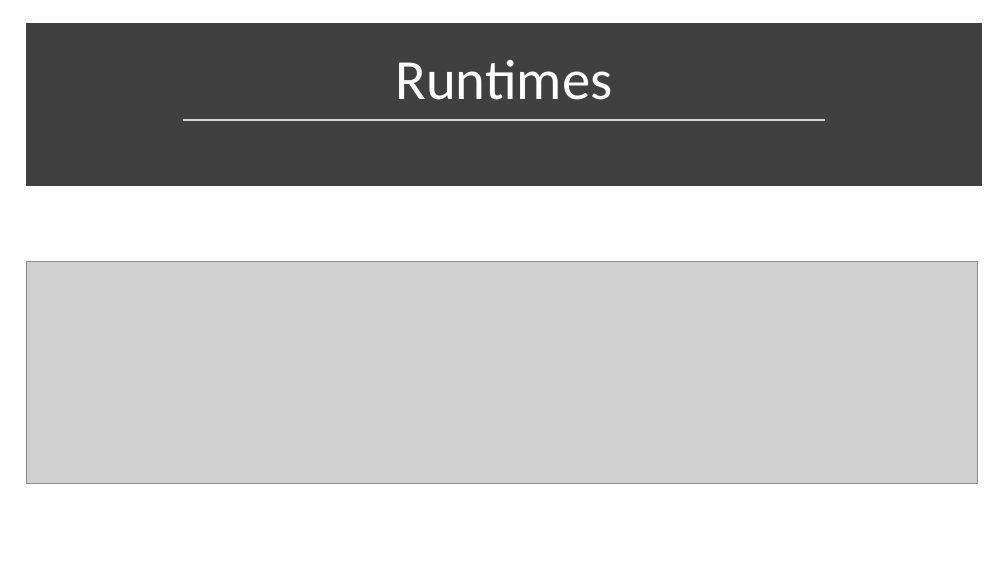
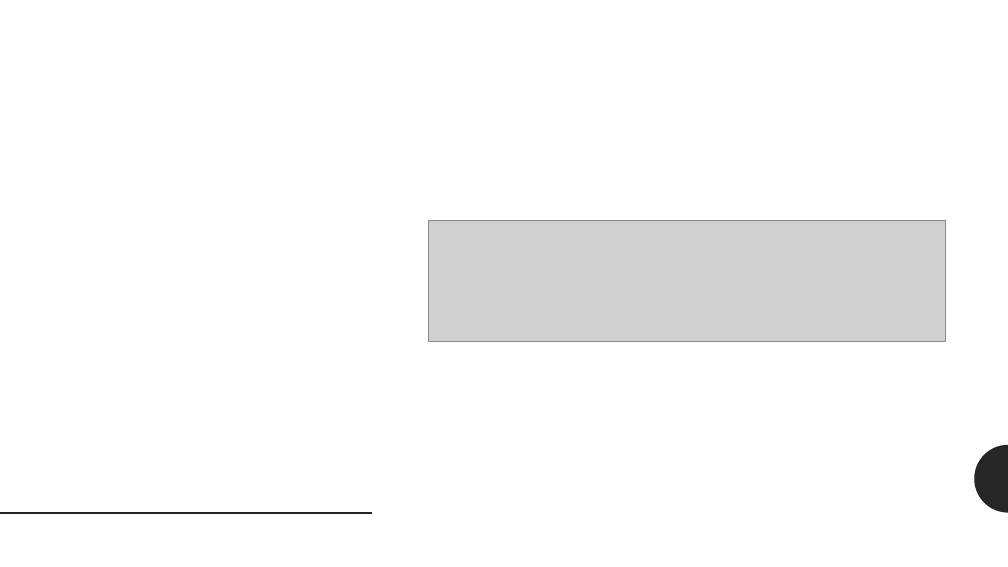
Before and after one commit to sheltertake/dotbench-workshop, a slide deck: slide 5 of Workshop.pptx. Drawn at 1008x567 pixels with LibreOffice and Linux fonts; fonts in the diff are those of the drawing; grey boxes stand for pictures. Boxes give left, top, right and bottom in pixels: in the first picture for what was removed or moved away, otherwise in the second. Text is boxed around its words. In the diff, an @@ line names an element or a change of style, - is before the commit and + after.

```diff
--- a/Workshop.pptx
+++ b/Workshop.pptx
@@ rectangle removed at <box>31,29,977,181</box> @@
@@ title removed at <box>395,60,612,100</box> @@
-Runtimes
@@ line removed from (183, 119) to (826, 119) @@
@@ picture: place and size @@
-picture at <box>26,262,977,483</box>
+picture at <box>429,221,945,341</box>
@@ freeform shape added at <box>975,445,1008,513</box>, fill #262626 @@
@@ line added from (0, 513) to (372, 513), #262626 2 pt @@
```
Also in this commit, not shown: 4 other slides changed, 2 slides added, 1 slide removed, 9 other files.
